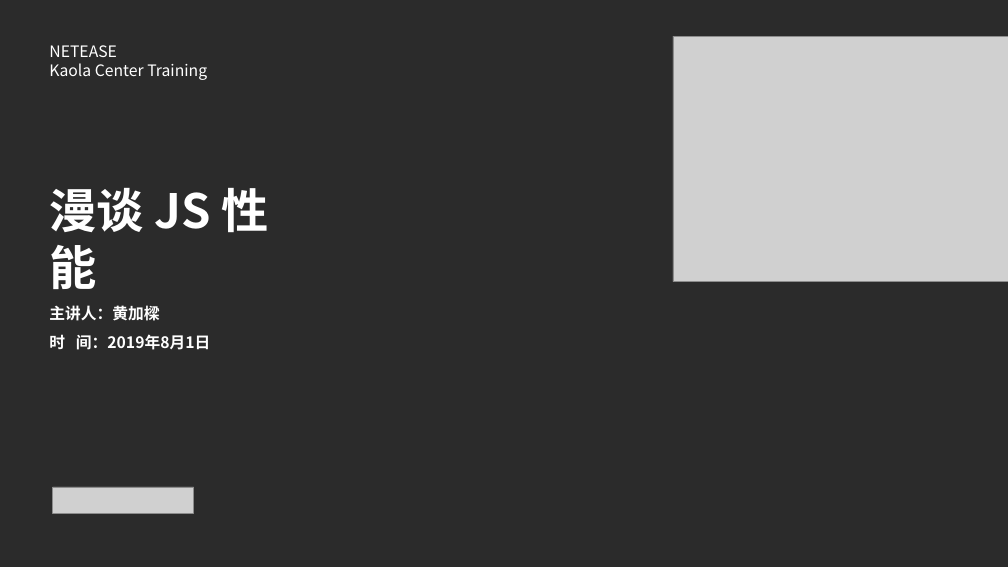
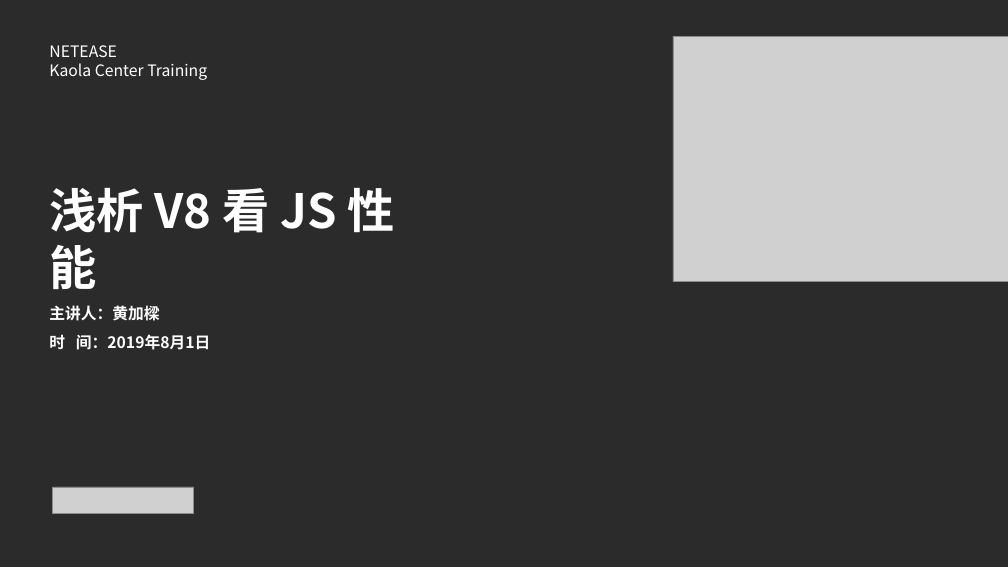
Before and after one commit to hjl19911127/js-performance, a slide deck: slide 1 of 漫谈JS性能.pptx. Drawn at 1008x567 pixels with LibreOffice and Linux fonts; fonts in the diff are those of the drawing; grey boxes stand for pictures; background and template pictures are left out; a plain dark background stands for a picture behind light text. Boxes give left, top, right and bottom in pixels: in the first picture for what was removed or moved away, otherwise in the second. Text is boxed around its words. In the diff, an @@ line names an element or a change of style, - is before the commit and + after.

```diff
--- a/漫谈JS性能.pptx
+++ b/漫谈JS性能.pptx
@@ text at <box>49,188,395,289</box>: text changed @@
-漫谈 JS 性能
+浅析 V8 看 JS 性能
```
Also in this commit, not shown: 4 other slides changed, 4 slides added, 2 slides removed, 3 other files.
